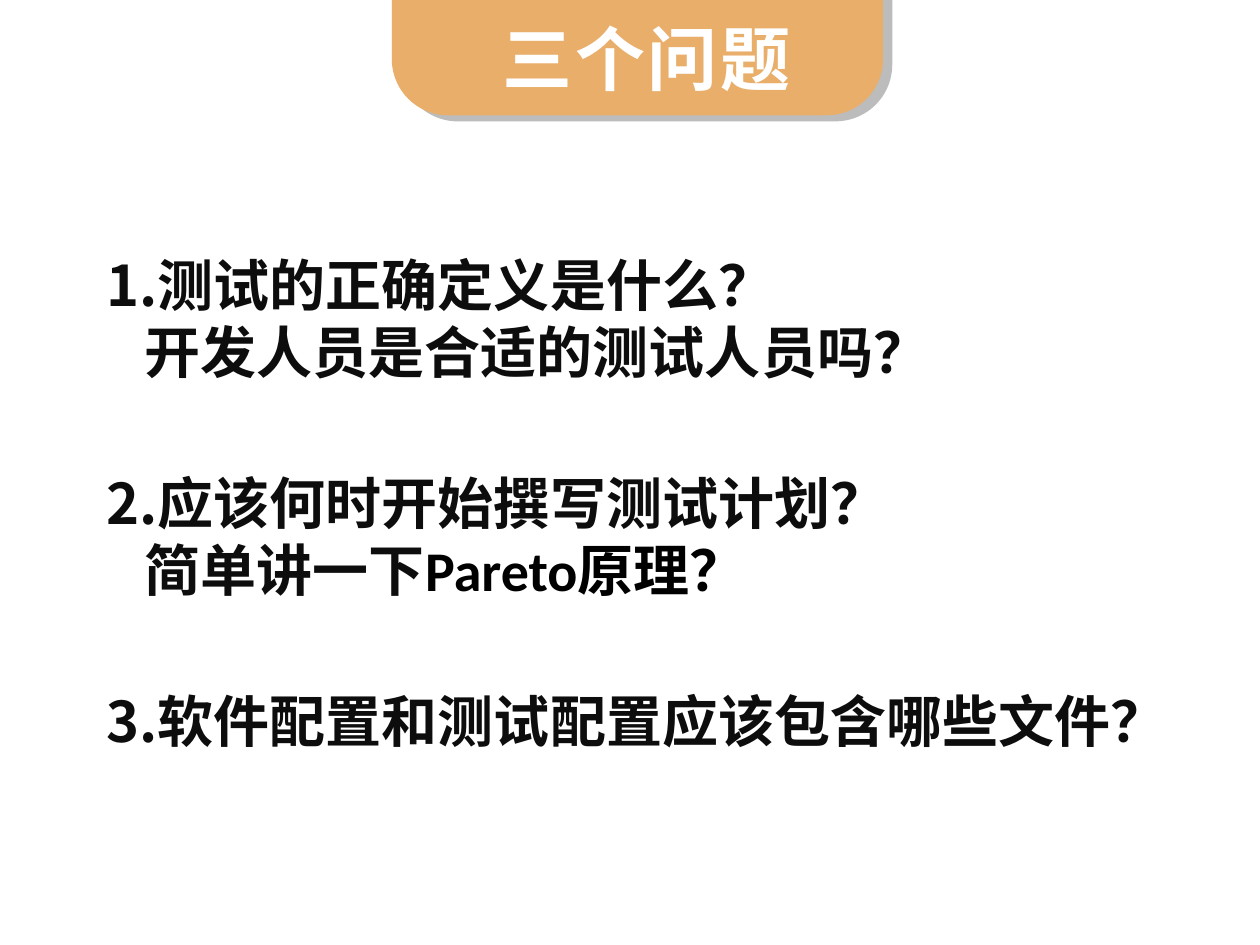
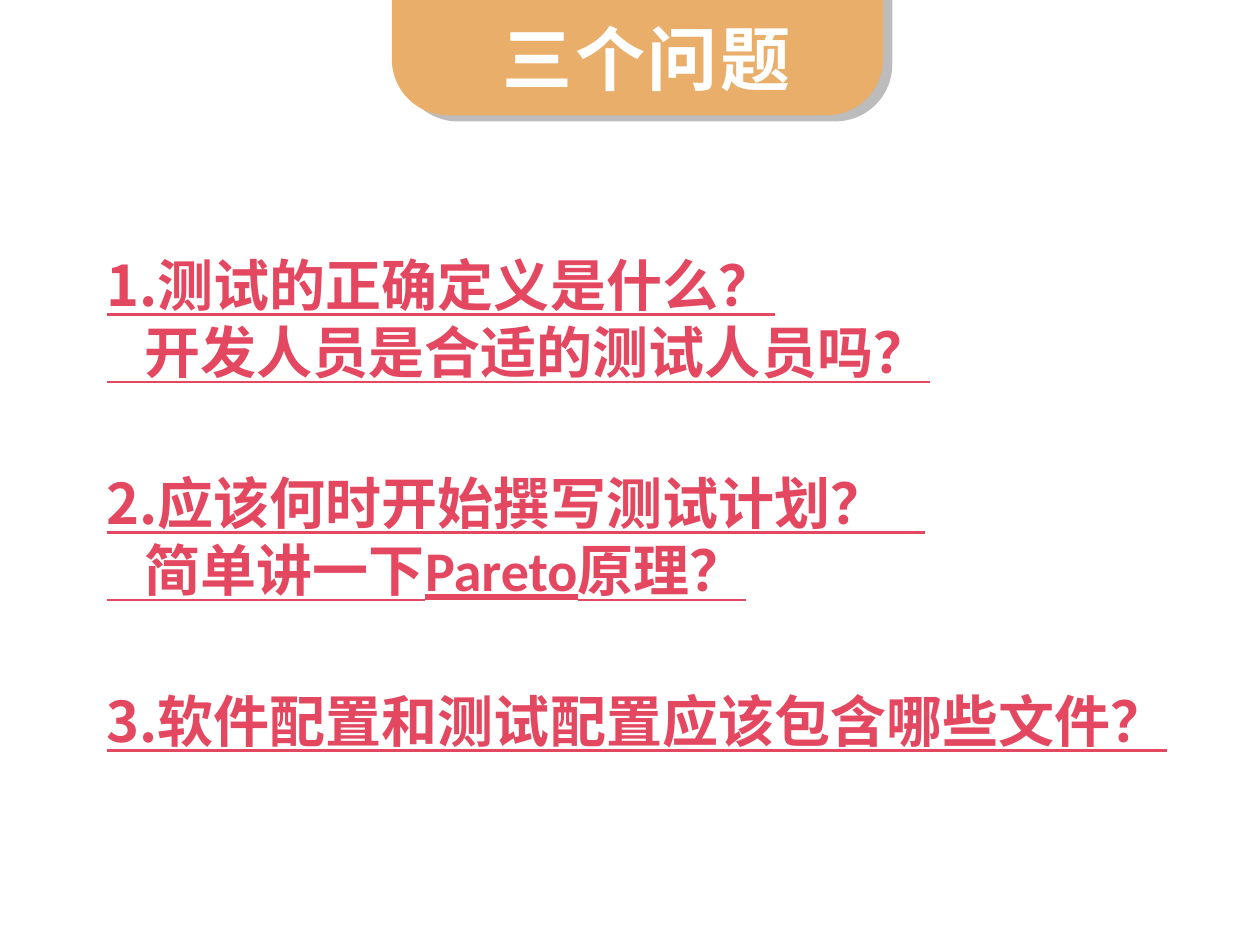
Before and after one commit to Lipingchang/SE2018-G09, a slide deck: slide 33 of 翻转PPT1/SE2018春-G09-第11周作业-翻转PPT1.pptx. Drawn at 1260x945 pixels with LibreOffice and Linux fonts; fonts in the diff are those of the drawing. Boxes give left, top, right and bottom in pixels: in the first picture for what was removed or moved away, otherwise in the second. Text is boxed around its words. In the diff, an @@ line names an element or a change of style, - is before the commit and + after.

```diff
--- a/翻转PPT1/SE2018春-G09-第11周作业-翻转PPT1.pptx
+++ b/翻转PPT1/SE2018春-G09-第11周作业-翻转PPT1.pptx
@@ text "1.测试的正确定义是什么？" at [107, 258, 929, 383]: text colour #0D0D0D to #E44860, underline on @@
@@ text "2.应该何时开始撰写测试计划？" at [107, 476, 887, 601]: text colour #0D0D0D to #E44860 in "2.应该何时开始撰写测试计划？", "简单讲一下Pareto原理？"; underline on; text colour #000000 to #E44860 in "简单讲一下Pareto原理？" @@
@@ text "3.软件配置和测试配置应该包含哪些文件？" at [107, 694, 1167, 752]: text colour #0D0D0D to #E44860, underline on @@
```
Also in this commit, not shown: 5 other slides changed.
